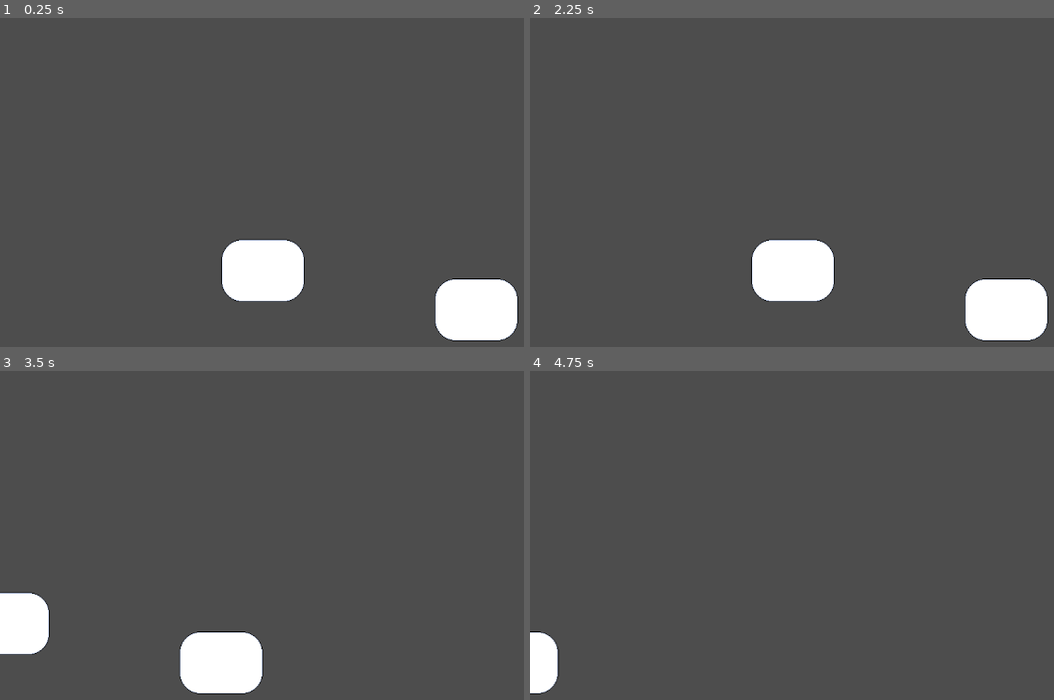
Above: before the commit, frames 1-4 (two rows, left to right).
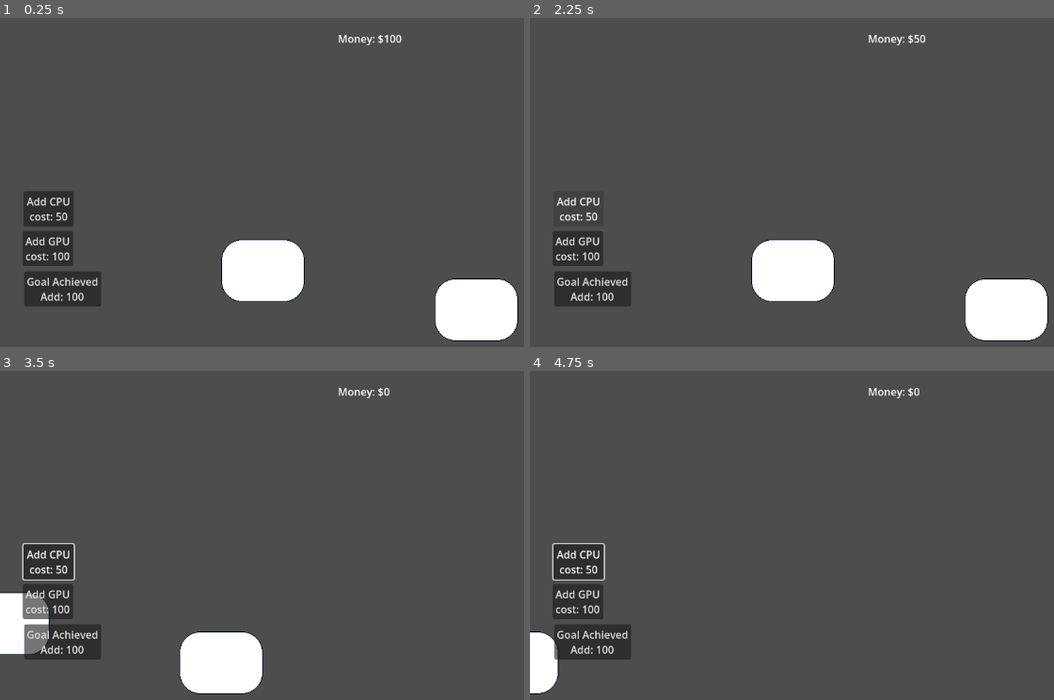
Above: after the commit, the same moments.

Repository: ARCsweden/GameJam2026SpringB
Game: Godot game, scene res://Scenes/Game/Game.tscn
Same seed, same stepped clock (60 frames per second), same inputs: the game is played once before the commit and once after it.
Inputs (mouse positions are in pixels of both pictures, inside the frame that each line leads up to):
- Up to frame 1 (0.25 s): no input
- Up to frame 2 (2.25 s): click (577, 248) at 0.5 s, where only the run after the commit has a clickable "Add GPU cost: 100"; click (592, 287) at 1.25 s, where only the run after the commit has a clickable "Goal Achieved Add: 100"; click (577, 208) at 2 s, where only the run after the commit has a clickable "Add CPU cost: 50"
- Up to frame 3 (3.5 s): tap Enter at 2.75 s; move the mouse to (outside the picture) at 2.77 s; hold Right (pan_right) from 2.78 s (still down); click (outside the picture) at 2.92 s
- Up to frame 4 (4.75 s): release Right (pan_right) at 3.5 s; drag from (755, 604) to (870, 667) at 3.52 s; move the mouse to (980, 489) at 4.27 s; hold Right (pan_right) from 4.28 s (still down)

The runs differ from the first frame. In frame 1, 3.4% of the frame differs, in the area x 4-77%, y 5-88%; in frame 2, 2.7%; in frame 3, 3.6%, in the area x 4-75%, y 5-88%; in frame 4, 3.5%.

Commit message:
Goal Logic

Diff:
--- /dev/null
+++ b/Resources/Goal1.tres
@@ -0,0 +1,7 @@
+[gd_resource type="Resource" script_class="GoalData" format=3 uid="uid://rcxdu7ar0peg"]
+
+[ext_resource type="Script" uid="uid://cmyshpwolbips" path="res://Scripts/GoalData.gd" id="1_w5eog"]
+
+[resource]
+script = ExtResource("1_w5eog")
+metadata/_custom_type_script = "uid://cmyshpwolbips"
--- /dev/null
+++ b/Resources/node1.tres
@@ -0,0 +1,9 @@
+[gd_resource type="Resource" script_class="ModuleData" format=3 uid="uid://cdlqcud8budfg"]
+
+[ext_resource type="Script" uid="uid://cxwn8yrjkyp3v" path="res://Scripts/ModuleData.gd" id="1_oumwg"]
+
+[resource]
+script = ExtResource("1_oumwg")
+module_name = "CPU"
+cost = 50
+metadata/_custom_type_script = "uid://cxwn8yrjkyp3v"
--- /dev/null
+++ b/Resources/node2.tres
@@ -0,0 +1,9 @@
+[gd_resource type="Resource" script_class="ModuleData" format=3 uid="uid://lhwar65rtdn8"]
+
+[ext_resource type="Script" uid="uid://cxwn8yrjkyp3v" path="res://Scripts/ModuleData.gd" id="1_6okmc"]
+
+[resource]
+script = ExtResource("1_6okmc")
+module_name = "GPU"
+cost = 100
+metadata/_custom_type_script = "uid://cxwn8yrjkyp3v"
--- a/Scenes/Game/Game.tscn
+++ b/Scenes/Game/Game.tscn
@@ -2,6 +2,11 @@
 
 [ext_resource type="PackedScene" uid="uid://kk50qp4e2lch" path="res://Scenes/Game/Schematic.tscn" id="1_iukft"]
 [ext_resource type="PackedScene" uid="uid://c07fpo7nlye7n" path="res://Scenes/Game/GUI.tscn" id="2_gwu2e"]
+[ext_resource type="Script" uid="uid://dx2vsf4ctm4ti" path="res://Scripts/MoneyUI.gd" id="3_xbxml"]
+[ext_resource type="Script" uid="uid://beawjojb6jtid" path="res://Scripts/BuyPipeButton.gd" id="4_ln2h6"]
+[ext_resource type="Resource" uid="uid://lhwar65rtdn8" path="res://Resources/node2.tres" id="5_3k6gv"]
+[ext_resource type="Script" uid="uid://birkj6dde2i87" path="res://Scripts/DebugGoalButton.gd" id="5_y3kpf"]
+[ext_resource type="Resource" uid="uid://cdlqcud8budfg" path="res://Resources/node1.tres" id="7_1q8bt"]
 
 [node name="Game" type="Node2D" unique_id=235563203]
 
@@ -10,3 +15,39 @@
 [node name="CanvasLayer" type="CanvasLayer" parent="." unique_id=1740658751]
 
 [node name="Gui" parent="CanvasLayer" unique_id=228469892 instance=ExtResource("2_gwu2e")]
+
+[node name="MoneyLabel" type="Label" parent="CanvasLayer" unique_id=1520405334]
+offset_left = 518.0
+offset_top = 20.0
+offset_right = 639.0
+offset_bottom = 86.0
+script = ExtResource("3_xbxml")
+
+[node name="BuyGPUButton" type="Button" parent="CanvasLayer" unique_id=1859033779]
+offset_left = 35.0
+offset_top = 327.0
+offset_right = 101.0
+offset_bottom = 374.0
+text = "Add GPU
+cost: 100"
+script = ExtResource("4_ln2h6")
+module_to_buy = ExtResource("5_3k6gv")
+
+[node name="DebugGoalButton" type="Button" parent="CanvasLayer" unique_id=1950378667]
+offset_left = 37.0
+offset_top = 389.0
+offset_right = 155.0
+offset_bottom = 433.0
+text = "Goal Achieved
+Add: 100"
+script = ExtResource("5_y3kpf")
+
+[node name="BuyCPUButton" type="Button" parent="CanvasLayer" unique_id=1805070640]
+offset_left = 36.0
+offset_top = 266.0
+offset_right = 113.0
+offset_bottom = 313.0
+text = "Add CPU
+cost: 50"
+script = ExtResource("4_ln2h6")
+module_to_buy = ExtResource("7_1q8bt")
--- a/Scenes/Game/schematic.gd
+++ b/Scenes/Game/schematic.gd
@@ -4,6 +4,7 @@
 
 # Called when the node enters the scene tree for the first time.
 func _ready() -> void:
+	EconomyManager.initialize_game(Constants.STARTING_MONEY)
 	pass # Replace with function body.
 
 
--- /dev/null
+++ b/Scripts/BuyPipeButton.gd
@@ -0,0 +1,25 @@
+extends Button
+
+# This exposes a slot in the Inspector where we can drag our .tres file
+@export var module_to_buy: ModuleData
+
+func _ready() -> void:
+	# Connect the button's built-in pressed signal to our custom function
+	pressed.connect(_on_pressed)
+
+func _on_pressed() -> void:
+	# Check if we assigned a module in the inspector to prevent errors
+	if module_to_buy == null:
+		print("Error: No module assigned to this button!")
+		return
+
+	# Ask the EconomyManager to spend the money
+	if EconomyManager.spend_money(module_to_buy.cost):
+		print("Successfully bought: ", module_to_buy.module_name)
+
+		# Here is where you would tell your game board to let the player
+		# place the module. For example:
+		# BuildManager.start_placing(module_to_buy.packed_scene)
+
+	else:
+		print("Not enough money to buy: ", module_to_buy.module_name)
--- a/Scripts/Constants.gd
+++ b/Scripts/Constants.gd
@@ -5,3 +5,5 @@
 const CAMERA_ZOOM_SPEED := 10.0
 const ZOOM_LIMIT_MAX := 0.5
 const ZOOM_LIMIT_MIN := 2.0
+
+const STARTING_MONEY := 100
--- /dev/null
+++ b/Scripts/DebugGoalButton.gd
@@ -0,0 +1,14 @@
+extends Button
+
+func _ready() -> void:
+	pressed.connect(_on_pressed)
+
+func _on_pressed() -> void:
+	# For a quick test, we can bypass the GoalManager entirely
+	# and just inject money directly to see if the UI updates.
+	var debug_reward = 100
+	print("Debug: Adding $", debug_reward, " for a fake goal!")
+	EconomyManager.add_money(debug_reward)
+
+	# IF you want to test the actual GoalManager logic instead:
+	# GoalManager.add_progress("connect_first_pipeline", 1)
--- /dev/null
+++ b/Scripts/EconomyManager.gd
@@ -0,0 +1,28 @@
+extends Node
+
+# --- Signals ---
+signal money_changed(new_amount: int)
+signal goal_completed(goal_id: String, reward: int)
+
+# --- VARIABLES ---
+var current_money: int = 0
+
+# --- RESOURCE FUNCTIONS ---
+func initialize_game(starting_money: int):
+		current_money = starting_money
+		money_changed.emit(current_money)
+
+func add_money(amount: int) -> void:
+	if amount > 0:
+		current_money += amount
+		money_changed.emit(current_money)
+
+func can_afford(cost: int) -> bool:
+		return current_money >= cost
+
+func spend_money(cost: int) -> bool:
+		if can_afford(cost):
+			current_money -= cost
+			money_changed.emit(current_money)
+			return true
+		return false
--- /dev/null
+++ b/Scripts/GoalData.gd
@@ -0,0 +1,7 @@
+extends Resource
+class_name GoalData
+
+@export var goal_id: String
+@export var description: String
+@export var reward_amount: int
+@export var target_value: int # e.g., "Connect 5 pipes" -> target_value = 5
--- /dev/null
+++ b/Scripts/GoalManager.gd
@@ -0,0 +1,38 @@
+extends Node
+
+signal goal_progress_updated(goal_id: String, current: int, target: int)
+
+# A dictionary to track active goals.
+# Key: goal_id (String), Value: current_progress (int)
+var active_goals: Dictionary = {}
+var goal_definitions: Dictionary = {} # Stores the GoalData resources
+
+# Call this when the level starts to load in the level's specific goals
+func load_goals(goals_array: Array[GoalData]):
+	active_goals.clear()
+	goal_definitions.clear()
+	for goal in goals_array:
+		goal_definitions[goal.goal_id] = goal
+		active_goals[goal.goal_id] = 0
+
+# The pipeline script calls this when a player does something good
+func add_progress(goal_id: String, amount: int = 1):
+	if active_goals.has(goal_id):
+		active_goals[goal_id] += amount
+		var target = goal_definitions[goal_id].target_value
+
+		goal_progress_updated.emit(goal_id, active_goals[goal_id], target)
+
+		if active_goals[goal_id] >= target:
+			complete_goal(goal_id)
+
+func complete_goal(goal_id: String):
+	var reward = goal_definitions[goal_id].reward_amount
+	print("Goal Completed: ", goal_id)
+
+	# Talk to the other Autoload to give the player money!
+	EconomyManager.add_money(reward)
+	EconomyManager.goal_completed.emit(goal_id, reward)
+
+	# Remove from active goals so it can't be completed twice
+	active_goals.erase(goal_id)
--- /dev/null
+++ b/Scripts/ModuleData.gd
@@ -0,0 +1,6 @@
+extends Resource
+class_name ModuleData
+
+@export var module_name: String
+@export var cost: int
+@export var packed_scene: PackedScene # The actual node to spawn when bought
--- /dev/null
+++ b/Scripts/MoneyUI.gd
@@ -0,0 +1,16 @@
+extends Label
+
+func _ready() -> void:
+	# 1. Connect to the global signal so we know when money changes
+	EconomyManager.money_changed.connect(_on_money_changed)
+
+	# 2. Set the initial text right when the game starts
+	update_text(EconomyManager.current_money)
+
+# This function is triggered automatically whenever the signal is emitted
+func _on_money_changed(new_amount: int) -> void:
+	update_text(new_amount)
+
+# A helper function to format the text nicely
+func update_text(amount: int) -> void:
+	text = "Money: $" + str(amount)
--- /dev/null
+++ b/Scripts/ShopUI.gd
@@ -0,0 +1,13 @@
+extends Control
+
+@export var module_to_sell: ModuleData
+
+func _on_buy_button_pressed():
+	# 1. Ask the global manager if we have enough money
+	if EconomyManager.spend_money(module_to_sell.cost):
+		print("Bought module!")
+		# 2. Tell the game board to spawn the module
+		SignalBus.emit_spawn_module(module_to_sell.packed_scene)
+	else:
+		print("Not enough money!")
+		# Maybe play a buzzer sound or flash the text red
--- a/project.godot
+++ b/project.godot
@@ -20,6 +20,7 @@
 Constants="*uid://bnbiqa6x28v67"
 Globals="*uid://bo0i0um4csap5"
 SignalBus="*uid://b4eipu7hxs7ow"
+EconomyManager="*uid://idr0nthsuonq"
 
 [input]
 
Not shown, added: Scripts/BuyPipeButton.gd.uid
Not shown, added: Scripts/DebugGoalButton.gd.uid
Not shown, added: Scripts/EconomyManager.gd.uid
Not shown, added: Scripts/GoalData.gd.uid
Not shown, added: Scripts/GoalManager.gd.uid
Not shown, added: Scripts/ModuleData.gd.uid
Not shown, added: Scripts/MoneyUI.gd.uid
Not shown, added: Scripts/ShopUI.gd.uid
